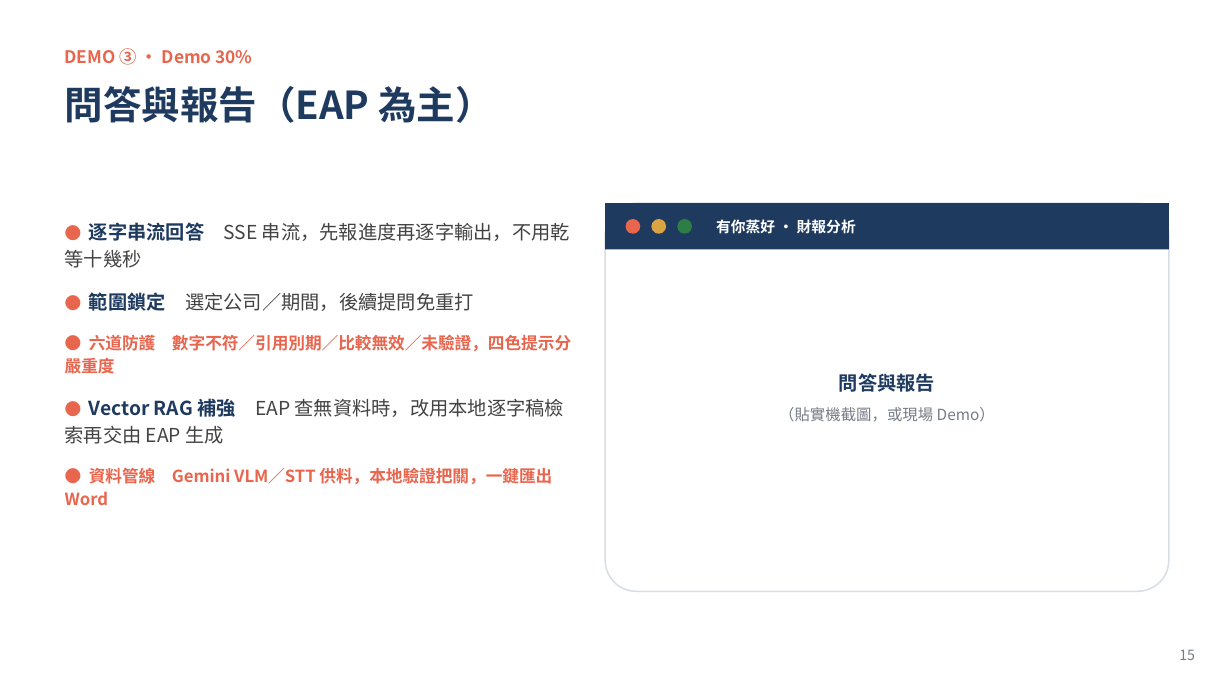
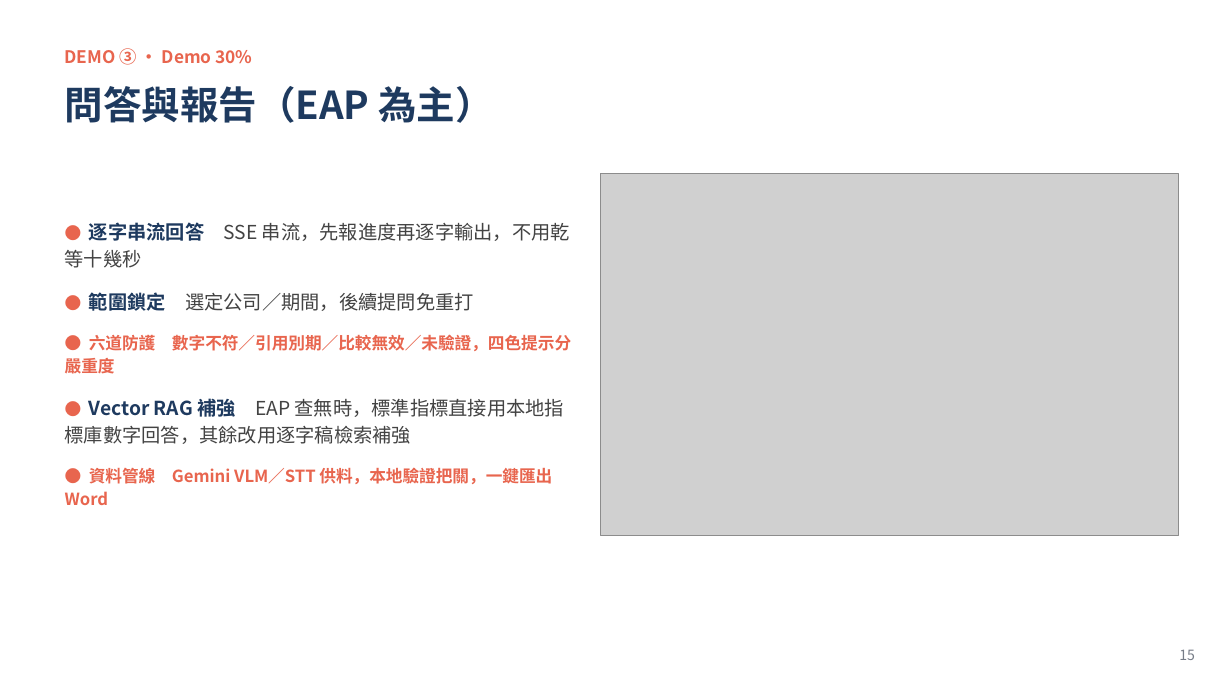
Before and after one commit to WangChiaChen/hybrid-rag-project, a slide deck: slide 18 of 簡報與文件/比賽簡報_升級版.pptx. Drawn at 1232x693 pixels with LibreOffice and Linux fonts; fonts in the diff are those of the drawing; grey boxes stand for pictures. Boxes give left, top, right and bottom in pixels: in the first picture for what was removed or moved away, otherwise in the second. Text is boxed around its words. In the diff, an @@ line names an element or a change of style, - is before the commit and + after.

```diff
--- a/簡報與文件/比賽簡報_升級版.pptx
+++ b/簡報與文件/比賽簡報_升級版.pptx
@@ picture added at (601, 174, 1178, 536) @@
@@ rounded rectangle removed at (605, 203, 1169, 592) @@
@@ rectangle removed at (605, 203, 1169, 250) @@
@@ ellipse removed at (626, 219, 640, 234) @@
@@ ellipse removed at (652, 219, 666, 234) @@
@@ ellipse removed at (677, 219, 692, 234) @@
@@ text removed at (716, 219, 856, 234) @@
-有你蒸好 · 財報分析
@@ text removed at (779, 373, 995, 422) @@
-問答與報告
-（貼實機截圖，或現場 Demo）
@@ text at (65, 399, 564, 444): text changed @@
-● Vector RAG 補強 EAP 查無資料時，改用本地逐字稿檢索再交由 EAP 生成
+● Vector RAG 補強 EAP 查無時，標準指標直接用本地指標庫數字回答，其餘改用逐字稿檢索補強
```
Also in this commit, not shown: 17 other slides changed, 2 other files.
